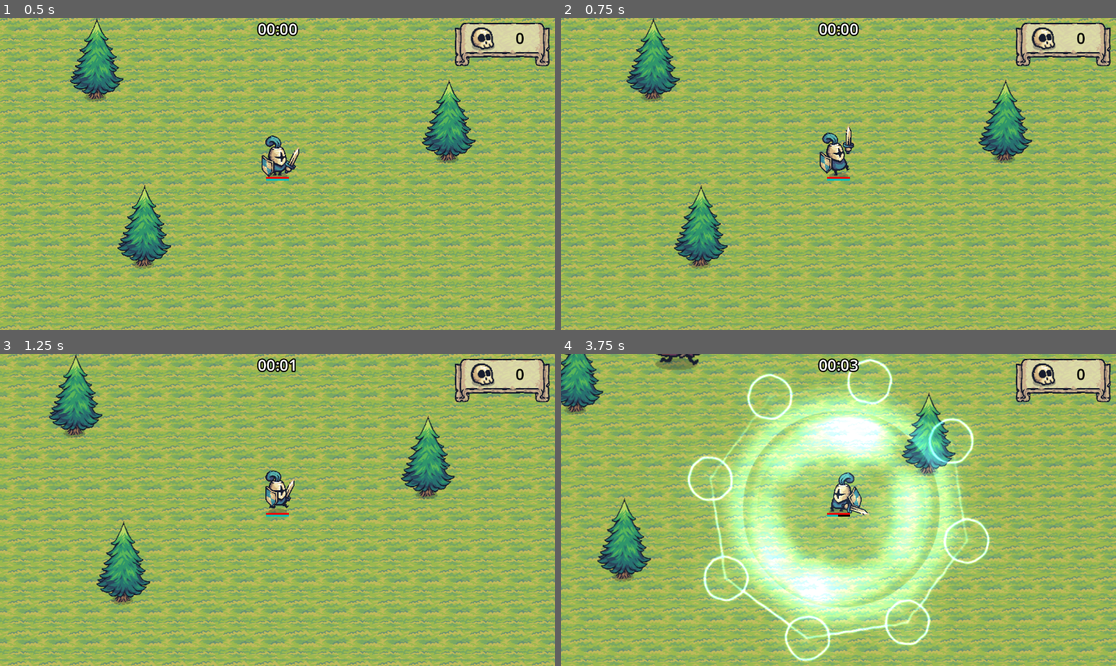
Above: before the commit, frames 1-4 (two rows, left to right).
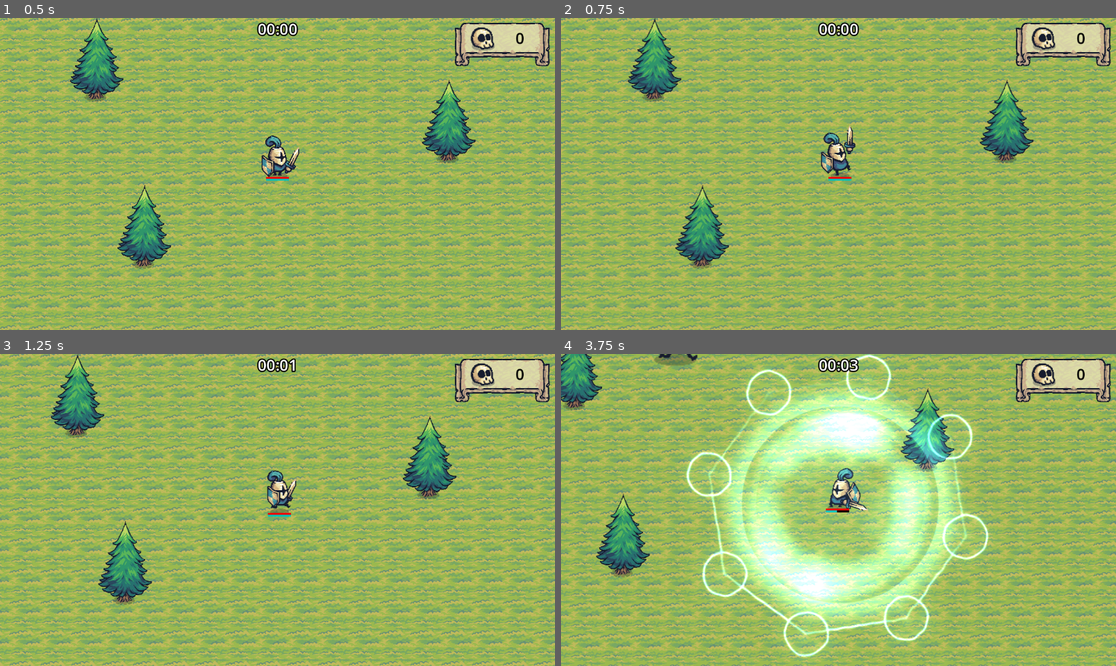
Above: after the commit, the same moments.

Repository: GracilianoOG/godot-dio-tiny-swords
Game: Godot game, scene res://main.tscn
Same seed, same stepped clock (60 frames per second), same inputs: the game is played once before the commit and once after it.
Inputs (mouse positions are in pixels of both pictures, inside the frame that each line leads up to):
- Up to frame 1 (0.5 s): no input
- Up to frame 2 (0.75 s): move the mouse to (960, 158) at 0.52 s; hold D (move_right) from 0.53 s (still down); click (960, 158) at 0.6 s
- Up to frame 3 (1.25 s): keep holding D (move_right)
- Up to frame 4 (3.75 s): move the mouse to (727, 525) at 1.27 s; release D (move_right) at 1.28 s; hold S (move_down) 1.28-2.03 s; tap F (special) at 1.35, 2.85 s; move the mouse to (894, 441) at 2.02 s; hold D (move_right) 2.03-2.78 s; click (894, 441) at 2.1 s; move the mouse to (810, 572) at 2.77 s; hold W (move_up) 2.78-3.53 s; move the mouse to (1005, 556) at 3.52 s; hold A (move_left) from 3.53 s (still down); click (1005, 556) at 3.6 s

Frame 1 is identical in both runs. In frame 2, 20% of the frame differs, in the area x 0-100%, y 0-100%; in frame 3, 25%; in frame 4, 61%.

Commit message:
Add camera smoothness

Diff:
--- a/main.tscn
+++ b/main.tscn
@@ -92,6 +92,8 @@
 
 [node name="Camera2D" type="Camera2D" parent="."]
 position = Vector2(578, 369)
+position_smoothing_enabled = true
+position_smoothing_speed = 15.0
 
 [node name="Player" parent="." instance=ExtResource("1_tmtf0")]
 position = Vector2(578, 369)
